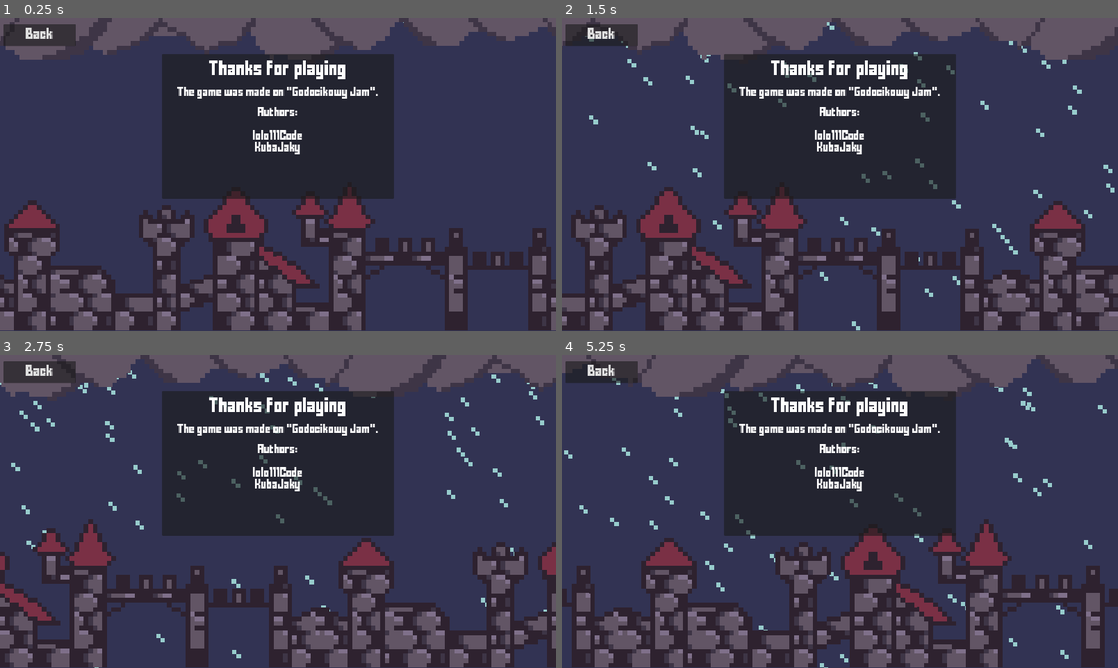
Above: before the commit, frames 1-4 (two rows, left to right).
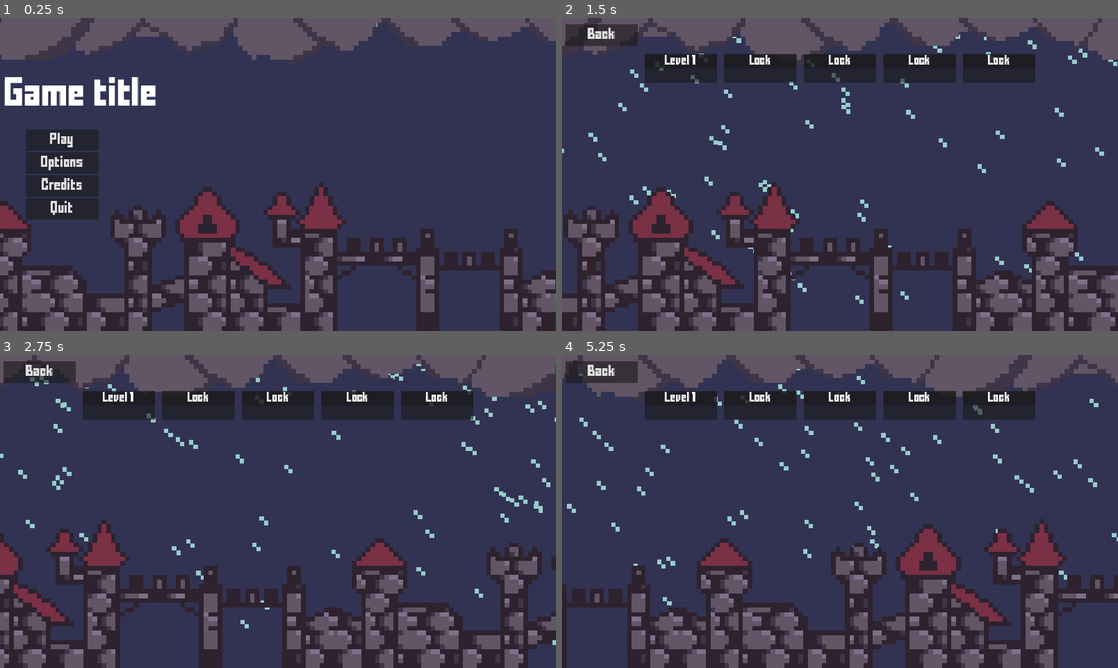
Above: after the commit, the same moments.

Repository: lolo111channel/GodocikJam
Game: Godot game, scene res://Levels/main_menu.tscn
Same seed, same stepped clock (60 frames per second), same inputs: the game is played once before the commit and once after it. The engine's default icon, where the game draws it, is replaced by a stand-in: a white triangle on a blue panel in a dark square.
Inputs (mouse positions are in pixels of both pictures, inside the frame that each line leads up to):
- Up to frame 1 (0.25 s): no input
- Up to frame 2 (1.5 s): click (623, 140) at 0.5 s, where only the run after the commit has a clickable "Play"; move the mouse to (962, 158) at 1.27 s; click (962, 158) at 1.35 s
- Up to frame 3 (2.75 s): move the mouse to (166, 527) at 2.02 s; hold Down (ui_down) from 2.03 s (still down); click (166, 527) at 2.1 s
- Up to frame 4 (5.25 s): move the mouse to (895, 442) at 2.77 s; release Down (ui_down) at 2.78 s; click (895, 442) at 2.85 s; move the mouse to (812, 574) at 3.52 s; click (812, 574) at 3.6 s; move the mouse to (1006, 558) at 4.27 s; hold Down (ui_down) from 4.28 s (still down); click (1006, 558) at 4.35 s; tap Escape (esc) at 4.9 s; move the mouse to (673, 464) at 5.02 s; click (673, 464) at 5.1 s

The runs differ from the first frame. In frame 1, 50% of the frame differs, in the area x 0-100%, y 0-100%; in frame 2, 38%; in frame 3, 44%; in frame 4, 51%.

Commit message:
fix menu background

Diff:
--- a/Levels/main_menu.tscn
+++ b/Levels/main_menu.tscn
@@ -7,6 +7,7 @@
 [ext_resource type="Script" path="res://Scripts/UI/LevelsSelector/LevelsSelector.gd" id="2_72fx4"]
 [ext_resource type="Texture2D" uid="uid://cc5xn7csq4ysd" path="res://Graphics/MenuBackgroundClouds.png" id="2_hv64b"]
 [ext_resource type="PackedScene" uid="uid://bk3ds2jqfeeci" path="res://Scripts/UI/LevelsSelector/level_button.tscn" id="3_0id4f"]
+[ext_resource type="Script" path="res://Scripts/Castle.gd" id="4_ls6a6"]
 [ext_resource type="Script" path="res://Scripts/MainMenuCamera.gd" id="6_8r0v4"]
 [ext_resource type="Script" path="res://Scripts/UI/Options/Options.gd" id="8_7oi4h"]
 [ext_resource type="Script" path="res://Scripts/UI/Credits/Credits.gd" id="9_km6f5"]
@@ -81,60 +82,98 @@
 lifetime = 1.5
 script = ExtResource("1_vvokh")
 
-[node name="Sprite2D" type="Sprite2D" parent="."]
+[node name="Castles" type="Node2D" parent="."]
+
+[node name="Sprite2D" type="Sprite2D" parent="Castles"]
 position = Vector2(952, 823)
 scale = Vector2(16, 16)
 texture = ExtResource("1_xbn36")
-
-[node name="Sprite2D3" type="Sprite2D" parent="."]
+script = ExtResource("4_ls6a6")
+
+[node name="Sprite2D3" type="Sprite2D" parent="Castles"]
 position = Vector2(-1096, 823)
 scale = Vector2(16, 16)
 texture = ExtResource("1_xbn36")
-
-[node name="Sprite2D9" type="Sprite2D" parent="."]
+script = ExtResource("4_ls6a6")
+
+[node name="Sprite2D9" type="Sprite2D" parent="Castles"]
 position = Vector2(-3144, 823)
 scale = Vector2(16, 16)
 texture = ExtResource("1_xbn36")
-
-[node name="Sprite2D4" type="Sprite2D" parent="."]
+script = ExtResource("4_ls6a6")
+
+[node name="Sprite2D4" type="Sprite2D" parent="Castles"]
 position = Vector2(3000, 823)
 scale = Vector2(16, 16)
 texture = ExtResource("1_xbn36")
-
-[node name="Sprite2D7" type="Sprite2D" parent="."]
+script = ExtResource("4_ls6a6")
+
+[node name="Sprite2D7" type="Sprite2D" parent="Castles"]
 position = Vector2(5047, 823)
 scale = Vector2(16, 16)
 texture = ExtResource("1_xbn36")
-
-[node name="Sprite2D2" type="Sprite2D" parent="."]
+script = ExtResource("4_ls6a6")
+
+[node name="Sprite2D8" type="Sprite2D" parent="Castles"]
+position = Vector2(6918, 823)
+scale = Vector2(16, 16)
+texture = ExtResource("1_xbn36")
+
+[node name="Clouds" type="Node2D" parent="."]
+
+[node name="Sprite2D2" type="Sprite2D" parent="Clouds"]
 position = Vector2(971, 256)
 scale = Vector2(16, 16)
 texture = ExtResource("2_hv64b")
-
-[node name="Sprite2D5" type="Sprite2D" parent="."]
+script = ExtResource("4_ls6a6")
+movement_speed = 150.0
+x = -3125.0
+y = 7113.0
+
+[node name="Sprite2D5" type="Sprite2D" parent="Clouds"]
 position = Vector2(-1077, 256)
 scale = Vector2(16, 16)
 texture = ExtResource("2_hv64b")
-
-[node name="Sprite2D10" type="Sprite2D" parent="."]
+script = ExtResource("4_ls6a6")
+movement_speed = 150.0
+x = -3125.0
+y = 7113.0
+
+[node name="Sprite2D10" type="Sprite2D" parent="Clouds"]
 position = Vector2(-3125, 256)
 scale = Vector2(16, 16)
 texture = ExtResource("2_hv64b")
-
-[node name="Sprite2D6" type="Sprite2D" parent="."]
+script = ExtResource("4_ls6a6")
+movement_speed = 150.0
+x = -3125.0
+y = 7113.0
+
+[node name="Sprite2D6" type="Sprite2D" parent="Clouds"]
 position = Vector2(3019, 256)
 scale = Vector2(16, 16)
 texture = ExtResource("2_hv64b")
-
-[node name="Sprite2D8" type="Sprite2D" parent="."]
+script = ExtResource("4_ls6a6")
+movement_speed = 150.0
+x = -3125.0
+y = 7113.0
+
+[node name="Sprite2D8" type="Sprite2D" parent="Clouds"]
 position = Vector2(5067, 256)
 scale = Vector2(16, 16)
 texture = ExtResource("2_hv64b")
+script = ExtResource("4_ls6a6")
+movement_speed = 150.0
+x = -3125.0
+y = 7113.0
+
+[node name="Sprite2D9" type="Sprite2D" parent="Clouds"]
+position = Vector2(7113, 256)
+scale = Vector2(16, 16)
+texture = ExtResource("2_hv64b")
 
 [node name="CanvasLayer" type="CanvasLayer" parent="."]
 
 [node name="MainMenu" type="Control" parent="CanvasLayer" node_paths=PackedStringArray("levels_selector", "options", "credits")]
-visible = false
 layout_mode = 3
 anchors_preset = 9
 anchor_bottom = 1.0
@@ -431,6 +470,7 @@
 text = "ON"
 
 [node name="Credits" type="Control" parent="CanvasLayer" node_paths=PackedStringArray("main_menu")]
+visible = false
 layout_mode = 3
 anchors_preset = 15
 anchor_right = 1.0
--- /dev/null
+++ b/Scripts/Castle.gd
@@ -0,0 +1,12 @@
+extends Sprite2D
+
+@export var movement_speed : float = 300.0
+
+@export var x : float = -3144
+@export var y : float = 6918
+
+func _physics_process(delta):
+	position.x -= movement_speed * delta
+
+	if position.x <= x:
+		position.x = y
--- a/Scripts/MainMenuCamera.gd
+++ b/Scripts/MainMenuCamera.gd
@@ -2,7 +2,5 @@
 
 
 func _ready() -> void:
-
-	get_parent().get_node("AnimationPlayer").play("new_animation")
-
+	#get_parent().get_node("AnimationPlayer").play("new_animation")
 	pass
Not shown: 1 places in Levels/main_menu.tscn that only renumber resources
